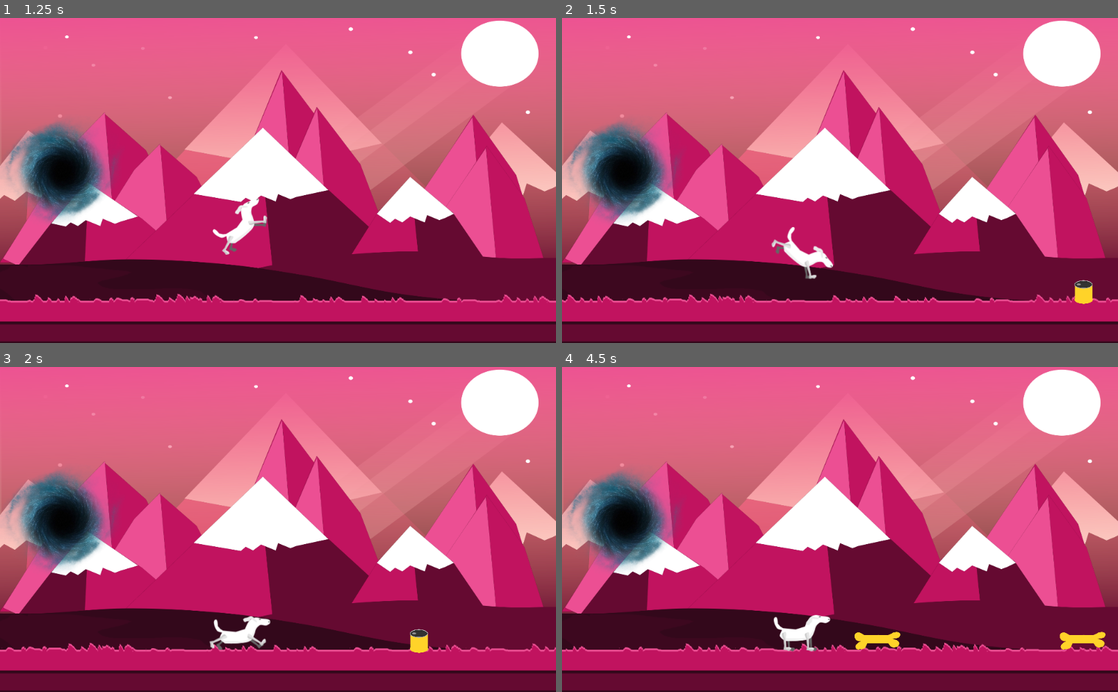
Above: before the commit, frames 1-4 (two rows, left to right).
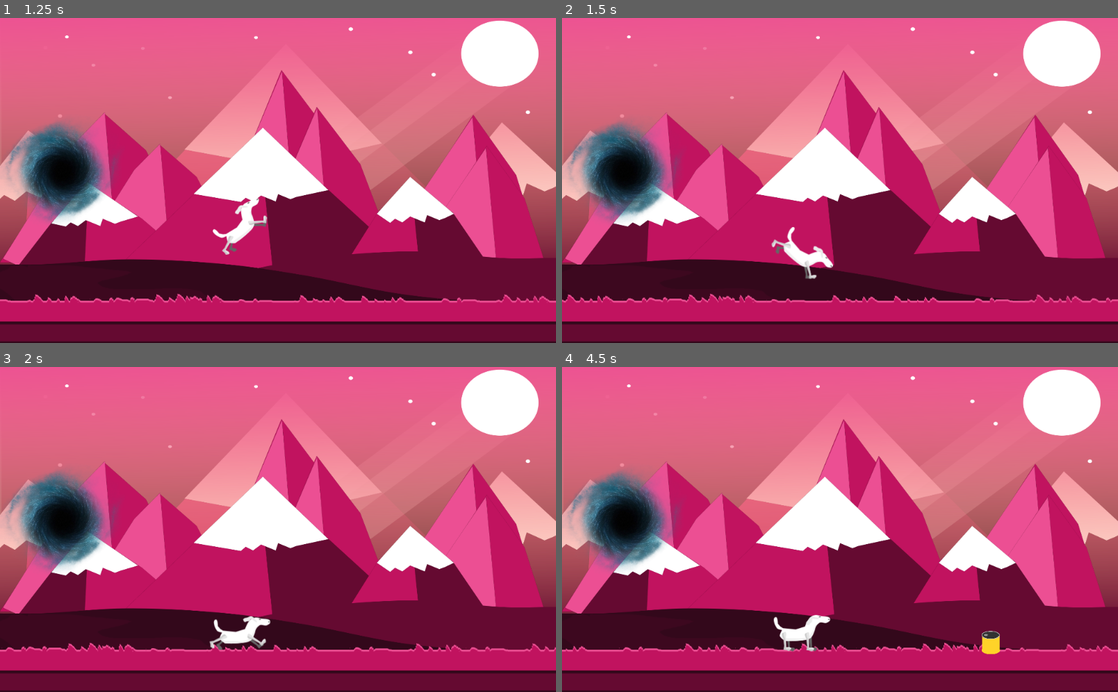
Above: after the commit, the same moments.

Repository: Sobihan/JAM_2019
Game: Godot game, scene res://Game.tscn
Two runs of this game, one before a commit and one after it. Both use one fixed random seed, a clock stepped at 60 frames per second and the inputs below.
Inputs:
- Up to frame 1 (1.25 s): hold Right (ui_right) from 0.53 s (still down); tap Space (Jump) at 0.77 s
- Up to frame 2 (1.5 s): release Right (ui_right) at 1.28 s; hold Down (ui_down) from 1.28 s (still down)
- Up to frame 3 (2 s): keep holding Down (ui_down); tap Space (Jump) at 1.52 s
- Up to frame 4 (4.5 s): release Down (ui_down) at 2.03 s; hold Right (ui_right) 2.03-2.78 s; hold Up (ui_up) 2.78-3.53 s; tap Space (Jump) at 3.02, 3.77 s; hold Left (ui_left) from 3.53 s (still down)

Frame 1 is identical in both runs. In frame 2, 0.2% of the frame differs, in the area x 92-96%, y 80-89%; in frame 3, 0.2%; in frame 4, 0.8%, in the area x 52-98%, y 81-89%.

Commit message:
Add files via upload

Diff:
--- a/JAM_2019-master/Musicland/Game.tscn
+++ b/JAM_2019-master/Musicland/Game.tscn
@@ -18,13 +18,13 @@
 [node name="Player" parent="." instance=ExtResource( 3 )]
 position = Vector2( 442.153, 488.551 )
 
+[node name="Spawners" parent="Player" instance=ExtResource( 7 )]
+position = Vector2( 705.807, 17.353 )
+scenes = [ ExtResource( 5 ), ExtResource( 6 ) ]
+
 [node name="BlackHoll" parent="." instance=ExtResource( 4 )]
 margin_left = -4.00452
 margin_top = 177.534
 margin_right = 823.995
 margin_bottom = 920.534
 rect_scale = Vector2( 0.284044, 0.279125 )
-
-[node name="Spawners" parent="." instance=ExtResource( 7 )]
-position = Vector2( 1147.96, 505.904 )
-scenes = [ ExtResource( 5 ), ExtResource( 6 ) ]
--- a/JAM_2019-master/Musicland/Spawners.tscn
+++ b/JAM_2019-master/Musicland/Spawners.tscn
@@ -6,5 +6,6 @@
 script = ExtResource( 1 )
 
 [node name="Timer" type="Timer" parent="."]
+wait_time = 3.0
 autostart = true
 [connection signal="timeout" from="Timer" to="." method="_on_Timer_timeout"]
--- a/JAM_2019-master/Musicland/src/Barrel.gd
+++ b/JAM_2019-master/Musicland/src/Barrel.gd
@@ -1,9 +1,15 @@
 extends "ScrollMovement.gd"
 
+export var player = []
+
 func _physics_process(delta):
+	if (player == [1, 1, 1, 1]):
+		queue_free()
+	print(player)
 	move()
 
 
 func _on_EffectDammage_body_entered(body):
-	if body.name == "Player":
-		queue_free()
+	pass
+#	if body.name == "Player":
+#		queue_free()
--- a/JAM_2019-master/Musicland/src/Bone.gd
+++ b/JAM_2019-master/Musicland/src/Bone.gd
@@ -1,9 +1,18 @@
 extends "ScrollMovement.gd"
 
+#export var player = []
+
 func _physics_process(delta):
+#	if (player == [1, 1, 1, 1]):
+#		queue_free()
+#	print("-----")
+#	print("-----")
+#	print("Bone:")
+#	print(player)
 	move()
 
 
 func _on_Pickup_body_entered(body):
+#	pass
 	if body.name == "Player":
 		queue_free()
--- a/JAM_2019-master/Musicland/src/Player.gd
+++ b/JAM_2019-master/Musicland/src/Player.gd
@@ -8,7 +8,6 @@
 onready var timer = get_node("Timer")
 onready var res = get_node("resettab")
 
-#var can_jump = true
 enum {
 	JUMP,
 	RUN,
@@ -16,9 +15,11 @@
 }
 
 var state = RUN
-var array = []
+
 
 onready var animation = $PlayerAnimatedSprite
+
+onready var tab = preload("res://Barrel.tscn").duplicate()
 
 func _ready():
 	get_viewport().audio_listener_enable_2d = true
@@ -31,15 +32,15 @@
 var toClean = false
 
 func _physics_process(delta):
+	var arr = tab.instance()
 	match state:
 		RUN:
 			animation.play("run")
 			if toClean:
-				array.clear()
 				toClean = false
-			print (array)
-			if (array.size() > 4):
-				array.pop_front()
+				arr.player.clear()
+			if (arr.player.size() > 4):
+				arr.player.pop_front()
 		JUMP:
 			velocity = Vector2.ZERO
 			velocity.y -= jump_velocity
@@ -59,25 +60,26 @@
 
 
 func _input(event):
+	var arr = tab.instance()
 	if event.is_action_pressed("Jump") and state == RUN:
 		state = JUMP
 	elif event.is_action_pressed("ui_up") and key:
-		array.push_back(1)
+		arr.player.push_back(1)
 		key = false
 		timer.start()
 		$do.play()
 	elif event.is_action_pressed("ui_down") and key:
-		array.push_back(2)
+		arr.player.push_back(2)
 		key = false
 		timer.start()
 		$re.play()
 	elif event.is_action_pressed("ui_left") and key:
-		array.push_back(3)
+		arr.player.push_back(3)
 		key = false
 		timer.start()
 		$mi.play()
 	elif event.is_action_pressed("ui_right") and key:
-		array.push_back(4)
+		arr.player.push_back(4)
 		key = false
 		timer.start()
 		$fa.play()
--- a/JAM_2019-master/Musicland/src/ScrollMovement.gd
+++ b/JAM_2019-master/Musicland/src/ScrollMovement.gd
@@ -1,6 +1,6 @@
 extends Node2D
 
-export var scroll_speed = 6.3
+export var scroll_speed = 4
 
 func move():
 	self.position.x -= scroll_speed
